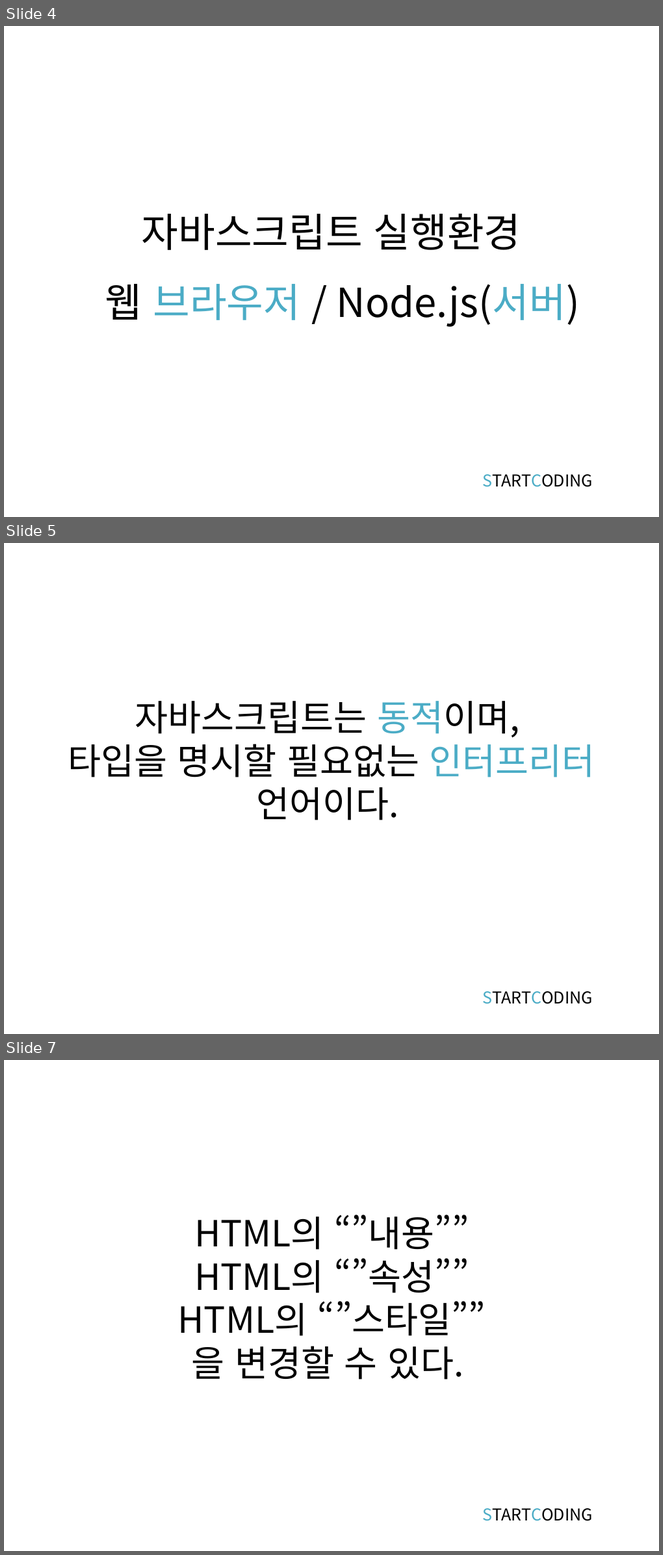
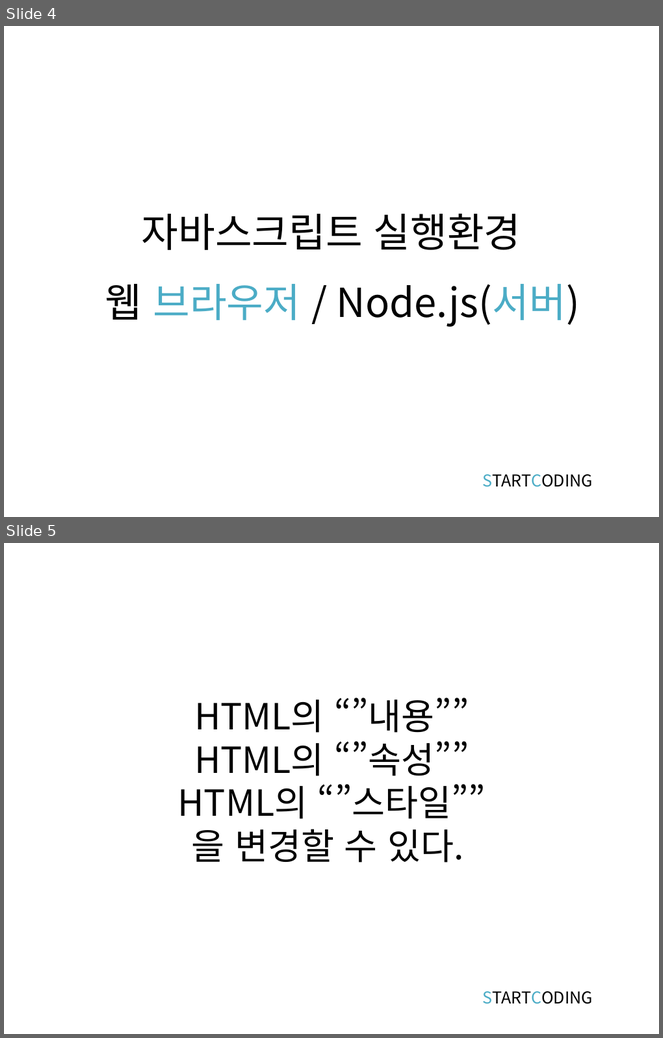
Before and after one commit to kwonkijun/web, a slide deck: 프론트엔드기초(PPT)/JAVASCRIPT 1강_개요.pptx. Shown one above the other, each under a label of ours: slides 4, 5 and 7 before the commit, slides 4 and 5 after it; the slides between them are not shown. The pictures are 663x1555 and 663x1038 pixels, drawn with LibreOffice and Linux fonts; fonts in the diff are those of the drawing. Boxes give left, top, right and bottom in pixels: in the first picture for what was removed or moved away, otherwise in the second. Text is boxed around its words. In the diff, an @@ line names an element or a change of style, - is before the commit and + after.

```diff
--- a/프론트엔드기초(PPT)/JAVASCRIPT 1강_개요.pptx
+++ b/프론트엔드기초(PPT)/JAVASCRIPT 1강_개요.pptx
@@ slide 5 removed at (4,543,659,1034), background #FFFFFF @@
@@ title removed at (68,701,596,821) @@
-자바스크립트는 동적이며,
-타입을 명시할 필요없는 인터프리터 언어이다.
@@ text removed at (482,991,593,1005) @@
-STARTCODING
@@ what was slide 7 is now slide 5 @@
```
Also in this commit, not shown: 1 slide changed, 1 other slide removed, 5 other files.
